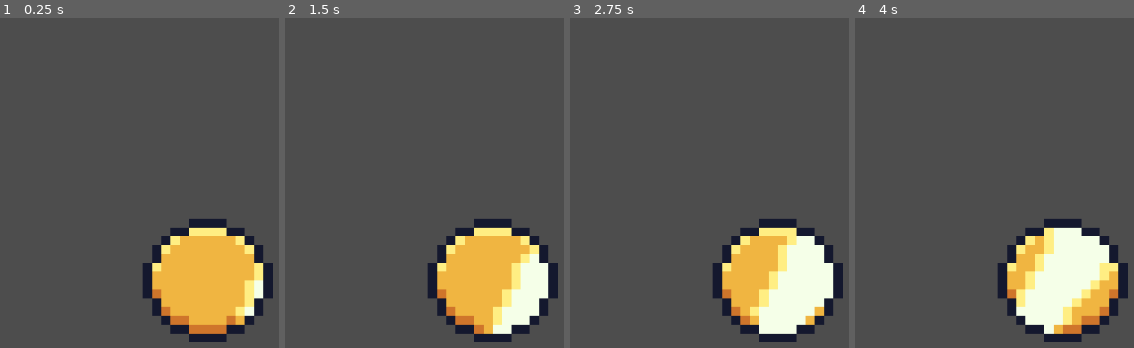
Above: before the commit, frames 1-4 (left to right).
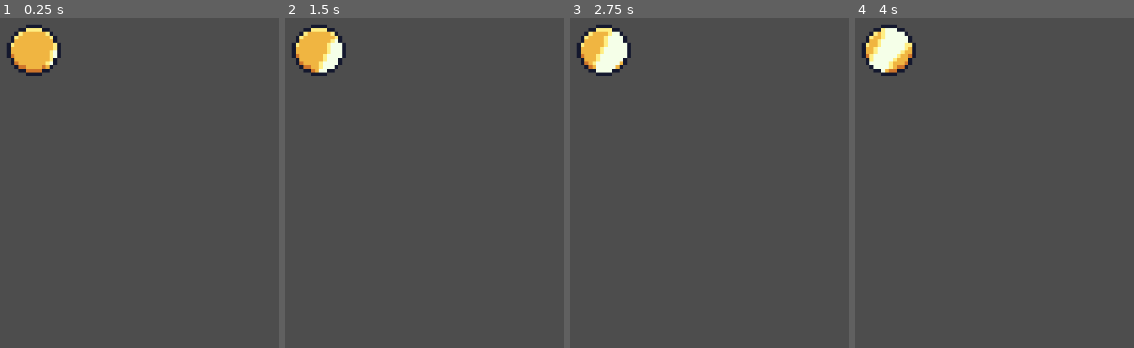
Above: after the commit, the same moments.

Repository: Steven-UY/2D-Game-Project
Game: Godot game, scene res://Scenes/GoldCoin.tscn
Same seed, same stepped clock (60 frames per second), same inputs: the game is played once before the commit and once after it. This scene is started directly instead of the project's main scene.
Inputs:
- Up to frame 1 (0.25 s): no input
- Up to frame 2 (1.5 s): hold D (move_right) 0.53-1.28 s; hold S (move_down) from 1.28 s (still down)
- Up to frame 3 (2.75 s): release S (move_down) at 2.03 s; hold D (move_right) from 2.03 s (still down)
- Up to frame 4 (4 s): release D (move_right) at 2.78 s; hold W (move_up) 2.78-3.53 s; hold A (move_left) from 3.53 s (still down)

The runs differ from the first frame. In frame 1, 15% of the frame differs, in the area x 2-98%, y 2-99%; in frame 2, 15%; in frame 3, 15%; in frame 4, 15%.

Commit message:
finalchange

Diff:
--- a/vgd-lab-3/Scenes/GoldCoin.tscn
+++ b/vgd-lab-3/Scenes/GoldCoin.tscn
@@ -64,12 +64,13 @@
 radius = 6.56387
 
 [node name="Node2D" type="Node2D"]
-position = Vector2(305, 149)
+position = Vector2(142, -19)
+scale = Vector2(0.4, 0.4)
 script = ExtResource("1_xej3m")
 
 [node name="AnimatedSprite2D" type="AnimatedSprite2D" parent="."]
 position = Vector2(146, 279.5)
-scale = Vector2(13.375, 12.7647)
+scale = Vector2(13.96, 13.323)
 sprite_frames = SubResource("SpriteFrames_6574q")
 autoplay = "default"
 frame = 4
--- /dev/null
+++ b/vgd-lab-3/test.tscn
@@ -0,0 +1,11 @@
+[gd_scene load_steps=3 format=3 uid="uid://c53u704i4lblb"]
+
+[ext_resource type="PackedScene" uid="uid://bsd5tstl0pu0g" path="res://Scenes/Chest.tscn" id="1_jc3u1"]
+[ext_resource type="PackedScene" uid="uid://dcil12yvybgbb" path="res://Scenes/dummy_player.tscn" id="2_axr00"]
+
+[node name="Test" type="Node2D"]
+
+[node name="Treasure" parent="." instance=ExtResource("1_jc3u1")]
+
+[node name="DummyPlayer" parent="." instance=ExtResource("2_axr00")]
+position = Vector2(114, 182)
